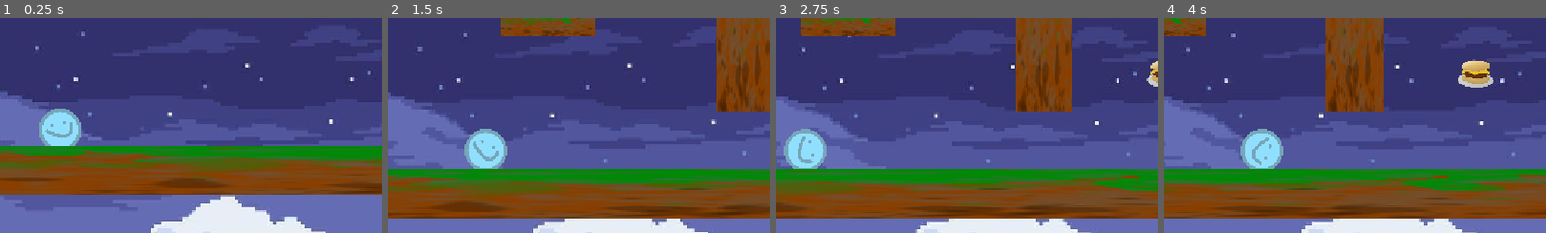
Above: before the commit, frames 1-4 (left to right).
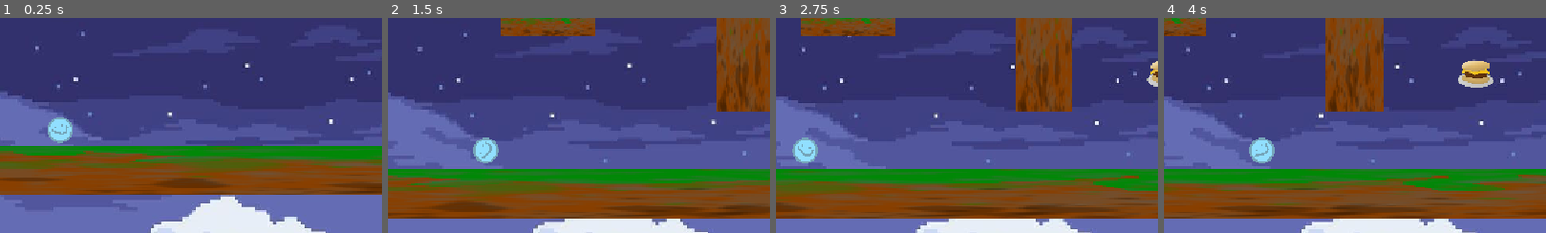
Above: after the commit, the same moments.

Repository: Guyiy1324/Jumpe-r-r-r-r-r-r-r-r
Game: Godot game, scene res://Scenes/map.tscn
Two runs of this game, one before a commit and one after it. Both use one fixed random seed, a clock stepped at 60 frames per second and the inputs below. This scene is started directly instead of the project's main scene.
Inputs (mouse positions are % of the whole screen's width and height, from its top left):
- Up to frame 1 (0.25 s): no input
- Up to frame 2 (1.5 s): move the mouse to (72, 45) at 0.52 s; hold Right (ui_right) from 0.53 s (still down); tap Space (Jump) at 0.77 s; move the mouse to (30, 55) at 1.27 s
- Up to frame 3 (2.75 s): tap Space (Jump) at 1.52 s; move the mouse to (60, 28) at 2.02 s; release Right (ui_right) at 2.03 s; hold Left (ui_left) from 2.03 s (still down)
- Up to frame 4 (4 s): move the mouse to (45, 70) at 2.77 s; release Left (ui_left) at 2.78 s; hold Right (ui_right) from 2.78 s (still down); tap Space (Jump) at 3.02, 3.77 s; move the mouse to (80, 65) at 3.52 s
The pictures show only the part of the screen within x 42-92%, y 26-76%; the shares and areas given below are measured in that part.

The runs differ from the first frame. In frame 1, 1.3% of the frame differs, in the area x 10-22%, y 42-60%; in frame 2, 1.4%; in frame 3, 1.4%; in frame 4, 1.4%, in the area x 20-32%, y 51-71%.

Commit message:
bounce player size change and like that one bounce pad fix

Diff:
--- a/jump-e-r/Scripts/player.tres.gd
+++ b/jump-e-r/Scripts/player.tres.gd
@@ -2,9 +2,10 @@
 
 @onready var audio_stream_player: AudioStreamPlayer = $AudioStreamPlayer
 @onready var ball_sprite: Sprite2D = $Sprite2D
+@onready var collision_shape: CollisionShape2D = $CollisionShape2D
+@onready var ball_radius: float = (collision_shape.shape as CircleShape2D).radius * collision_shape.scale.x
 
 const SPEED: float = 500.0
-const BALL_DIAMETER: float = 128.0
 const ACCELERATION: float = 3500.0
 const DECELERATION: float = 3000.0
 const JUMP_VELOCITY: float = -600.0
@@ -20,7 +21,7 @@
 
 
 func _ready() -> void:
-	ball_sprite.scale = Vector2.ONE * (BALL_DIAMETER / ball_sprite.texture.get_width())
+	ball_sprite.scale = Vector2.ONE * (ball_radius * 2.0 / ball_sprite.texture.get_width())
 
 
 func _physics_process(delta: float) -> void:
@@ -50,7 +51,7 @@
 		var acceleration: float = ACCELERATION if direction != 0.0 else DECELERATION
 		velocity.x = move_toward(velocity.x, direction * SPEED, acceleration * delta)
 	move_and_slide()
-	ball_sprite.rotate(get_position_delta().x / (BALL_DIAMETER / 2.0))
+	ball_sprite.rotate(get_position_delta().x / ball_radius)
 
 	if Input.is_action_just_pressed("Jump") and is_on_wall() and not is_on_floor():
 		var wall_normal: Vector2 = get_wall_normal()
